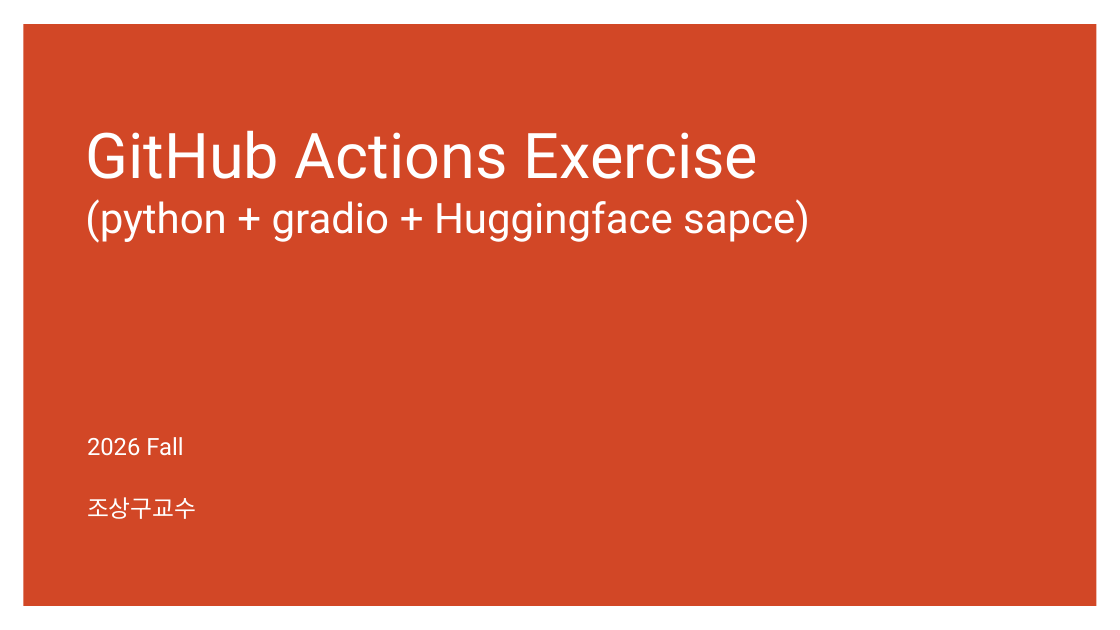
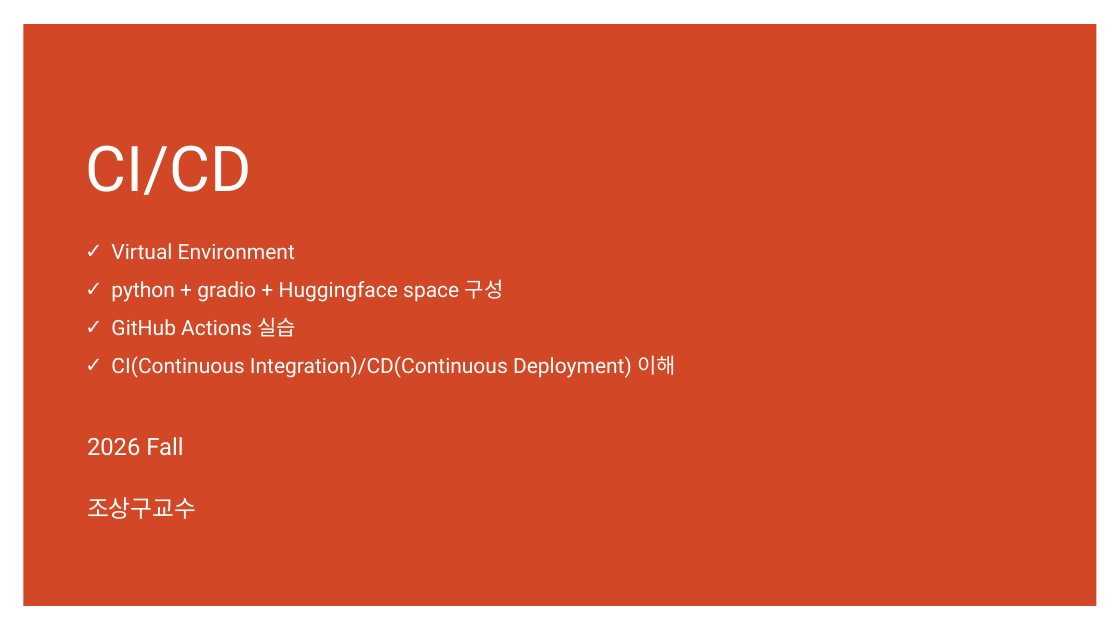
Before and after one commit to ancestor9/2026_Fall_AI-Workflow, a slide deck: slide 13 of PPTs/App Deployment.pptx (slide 4 before the commit). Drawn at 1120x630 pixels with LibreOffice and Linux fonts; fonts in the diff are those of the drawing. Boxes give left, top, right and bottom in pixels: in the first picture for what was removed or moved away, otherwise in the second. Text is boxed around its words. In the diff, an @@ line names an element or a change of style, - is before the commit and + after.

```diff
--- a/PPTs/App Deployment.pptx
+++ b/PPTs/App Deployment.pptx
@@ title removed at [85, 130, 810, 243] @@
-GitHub Actions Exercise
-(python + gradio + Huggingface sapce)
@@ text added at [85, 145, 251, 195], 54 pt, text #FFFFFF @@
+CI/CD
@@ text added at [111, 243, 677, 378], 18 pt, text #FFFFFF @@
+✓ Virtual Environment
+✓ python + gradio + Huggingface space 구성
+✓ GitHub Actions 실습
+✓ CI(Continuous Integration)/CD(Continuous Deployment) 이해
```
Also in this commit, not shown: 6 other slides changed, 18 slides added.
